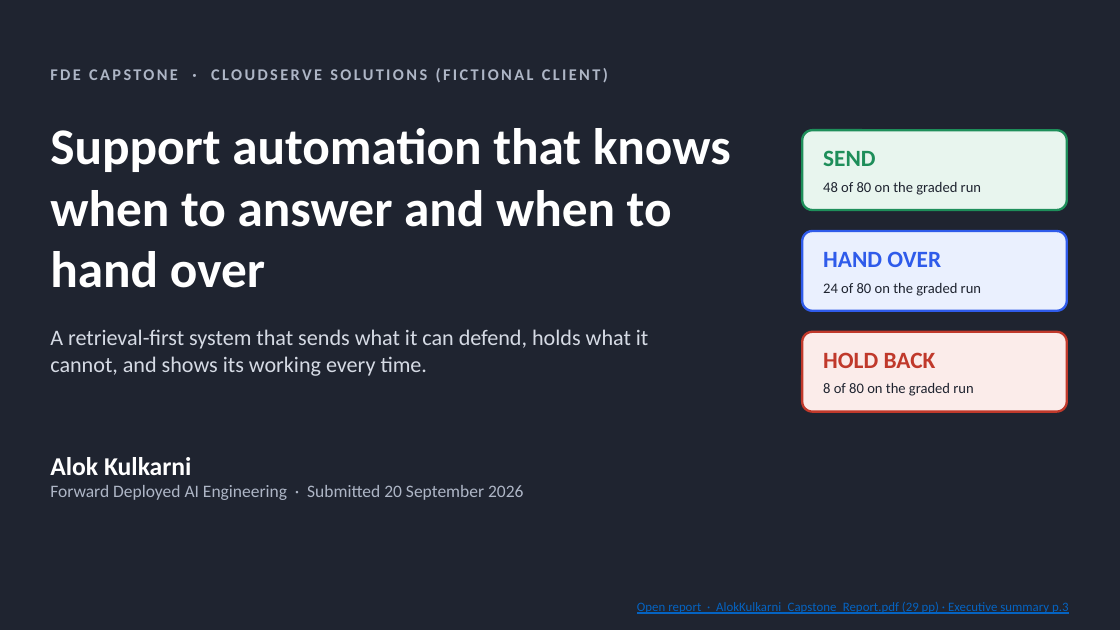
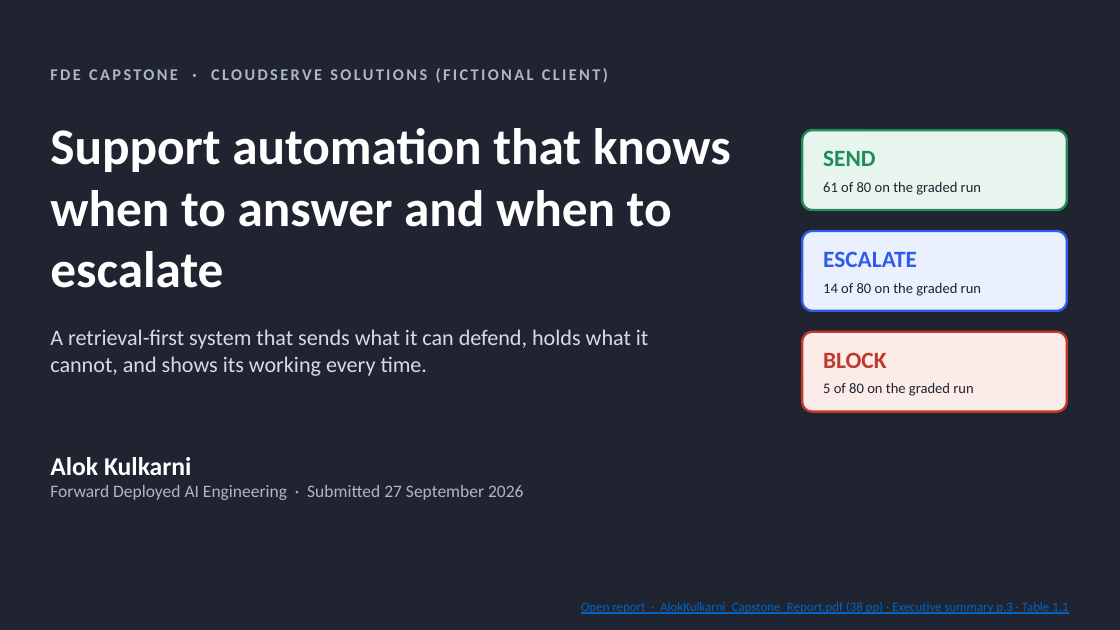
Before and after one commit to coolalok/fde-capstone, a slide deck: slide 1 of presentation/AlokKulkarni_Capstone_Presentation.pptx. Drawn at 1120x630 pixels with LibreOffice and Linux fonts; fonts in the diff are those of the drawing. Boxes give left, top, right and bottom in pixels: in the first picture for what was removed or moved away, otherwise in the second. Text is boxed around its words. In the diff, an @@ line names an element or a change of style, - is before the commit and + after.

```diff
--- a/presentation/AlokKulkarni_Capstone_Presentation.pptx
+++ b/presentation/AlokKulkarni_Capstone_Presentation.pptx
@@ text at <box>50,128,731,288</box>: text changed @@
-Support automation that knows when to answer and when to hand over
+Support automation that knows when to answer and when to escalate
@@ text at <box>823,182,981,195</box>: text changed @@
-48 of 80 on the graded run
+61 of 80 on the graded run
@@ text at <box>823,251,917,267</box>: text changed @@
-HAND OVER
+ESCALATE
@@ text at <box>823,283,981,296</box>: text changed @@
-24 of 80 on the graded run
+14 of 80 on the graded run
@@ text at <box>823,352,886,368</box>: text changed @@
-HOLD BACK
+BLOCK
@@ text at <box>823,383,973,396</box>: text changed @@
-8 of 80 on the graded run
+5 of 80 on the graded run
@@ text at <box>50,485,523,500</box>: text changed @@
-Forward Deployed AI Engineering · Submitted 20 September 2026
+Forward Deployed AI Engineering · Submitted 27 September 2026
@@ text at <box>581,602,1068,614</box>: text changed @@
-Open report · AlokKulkarni_Capstone_Report.pdf (29 pp) · Executive summary p.3
+Open report · AlokKulkarni_Capstone_Report.pdf (38 pp) · Executive summary p.3 · Table 1.1
```
Also in this commit, not shown: 20 other slides changed, 2 slides added, 2 slides removed, 13 other files.
